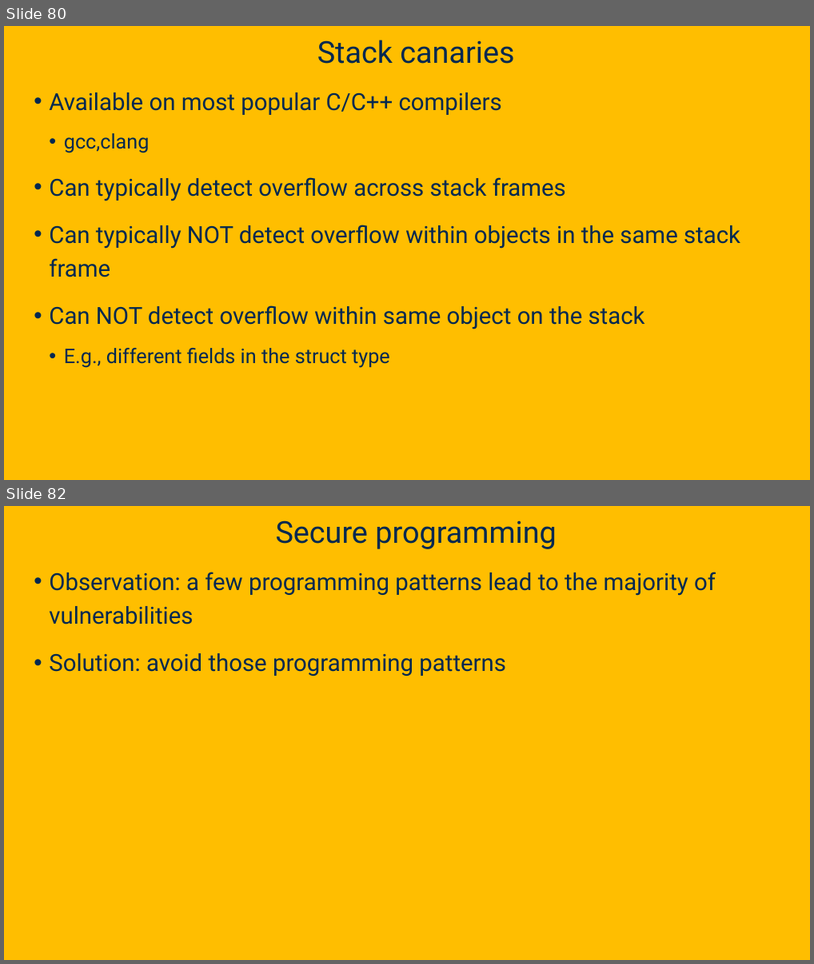
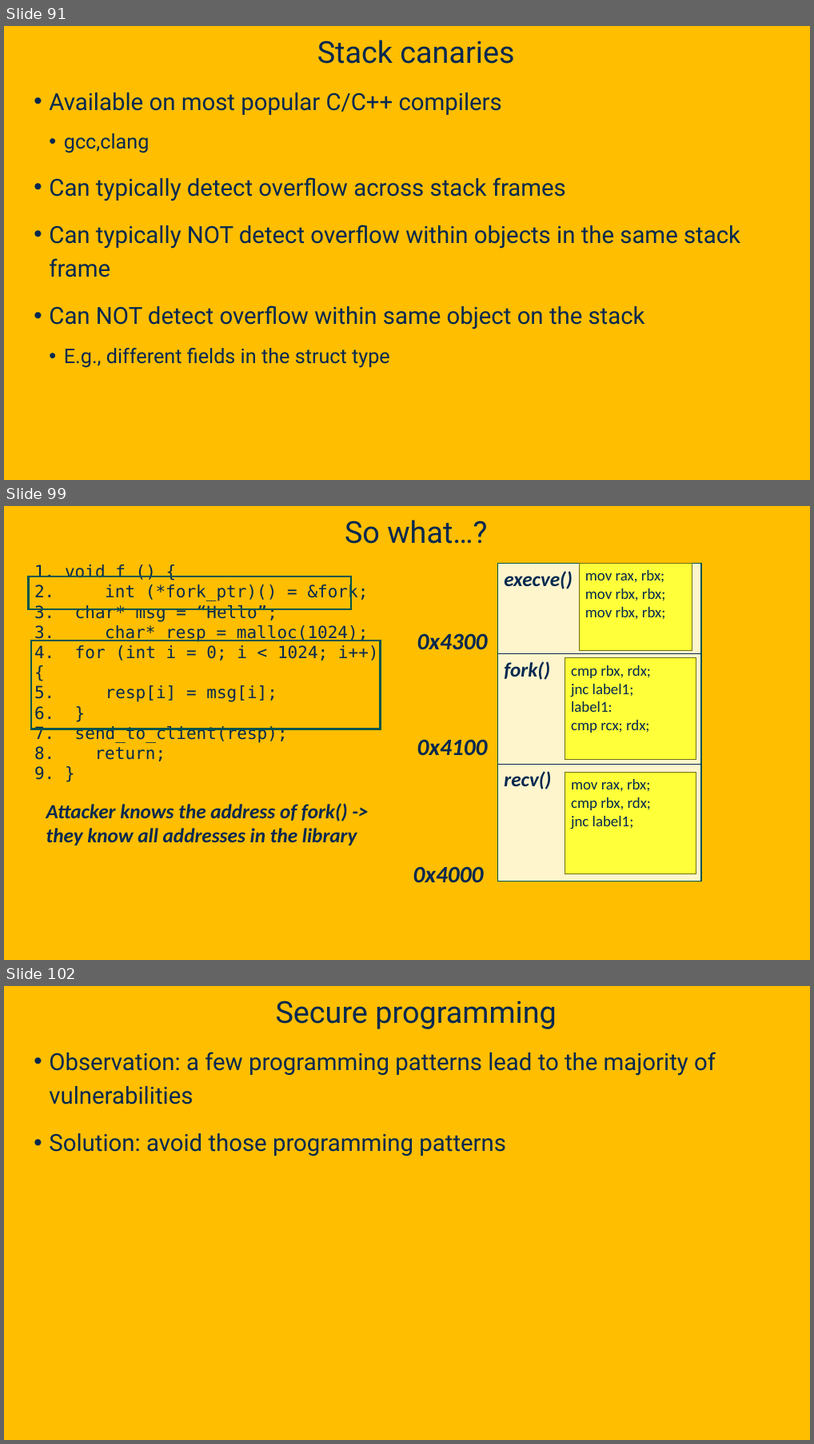
Before and after one commit to davsec-teaching/ecs160-f25, a slide deck: slides/9_software_security.pptx. Shown one above the other, each under a label of ours: slides 80 and 82 before the commit, slides 91, 99 and 102 after it; the slides between them are not shown. The pictures are 814x964 and 814x1444 pixels, drawn with LibreOffice and Linux fonts; fonts in the diff are those of the drawing; background and template pictures are left out. Boxes give left, top, right and bottom in pixels: in the first picture for what was removed or moved away, otherwise in the second. Text is boxed around its words. In the diff, an @@ line names an element or a change of style, - is before the commit and + after.

```diff
--- a/slides/9_software_security.pptx
+++ b/slides/9_software_security.pptx
@@ slide 99 added at (x1=4, y1=506, x2=810, y2=960), background picture (left out) @@
@@ title added at (x1=345, y1=520, x2=487, y2=544), 36 pt, text #022850 @@
+So what…?
@@ rectangle added at (x1=28, y1=576, x2=351, y2=609), outline #00564E 2.5 pt @@
@@ text added at (x1=34, y1=564, x2=379, y2=780), 20 pt, text #022850 @@
+1. void f () {
+2. int (*fork_ptr)() = &fork;
+3. char* msg = “Hello”;
+3. char* resp = malloc(1024);
+4. for (int i = 0; i < 1024; i++) {
+5. resp[i] = msg[i];
+6. }
+7. send_to_client(resp);
+8. return;
+9. }
@@ rectangle added at (x1=498, y1=563, x2=702, y2=881), fill #FFF5CC, outline #00564E 1 pt @@
@@ text added at (x1=504, y1=571, x2=572, y2=589), 24 pt, text #022850, bold, italic @@
+execve()
@@ rectangle added at (x1=580, y1=563, x2=693, y2=651), fill #FFFF3A, outline #707019 1 pt, 18 pt, text #022850 @@
+mov rax, rbx;
+mov rbx, rbx;
+mov rbx, rbx;
@@ rectangle added at (x1=31, y1=640, x2=380, y2=728), outline #00564E 2.5 pt @@
@@ text added at (x1=418, y1=633, x2=488, y2=650), 28 pt, text #022850, bold, italic @@
+0x4300
@@ line added from (498, 654) to (702, 654), #022850 0.5 pt @@
@@ text added at (x1=504, y1=661, x2=550, y2=680), 24 pt, text #022850, bold, italic @@
+fork()
@@ rectangle added at (x1=566, y1=658, x2=696, y2=760), fill #FFFF3A, outline #707019 1 pt, 18 pt, text #022850 @@
+cmp rbx, rdx;
+jnc label1;
+label1:
+cmp rcx; rdx;
@@ text added at (x1=418, y1=739, x2=488, y2=756), 28 pt, text #022850, bold, italic @@
+0x4100
@@ line added from (498, 764) to (702, 764), #022850 0.5 pt @@
@@ text added at (x1=504, y1=771, x2=551, y2=789), 24 pt, text #022850, bold, italic @@
+recv()
@@ rectangle added at (x1=566, y1=772, x2=696, y2=874), fill #FFFF3A, outline #707019 1 pt, 18 pt, text #022850 @@
+mov rax, rbx;
+cmp rbx, rdx;
+jnc label1;
@@ text added at (x1=46, y1=803, x2=358, y2=845), 24 pt, text #022850, bold, italic @@
+Attacker knows the address of fork() -> they know all addresses in the library
@@ text added at (x1=414, y1=866, x2=484, y2=883), 28 pt, text #022850, bold, italic @@
+0x4000
@@ what was slide 80 is now slide 91 @@
@@ what was slide 82 is now slide 102 @@
```
Also in this commit, not shown: 6 slides changed, 23 other slides added, 3 slides removed.
